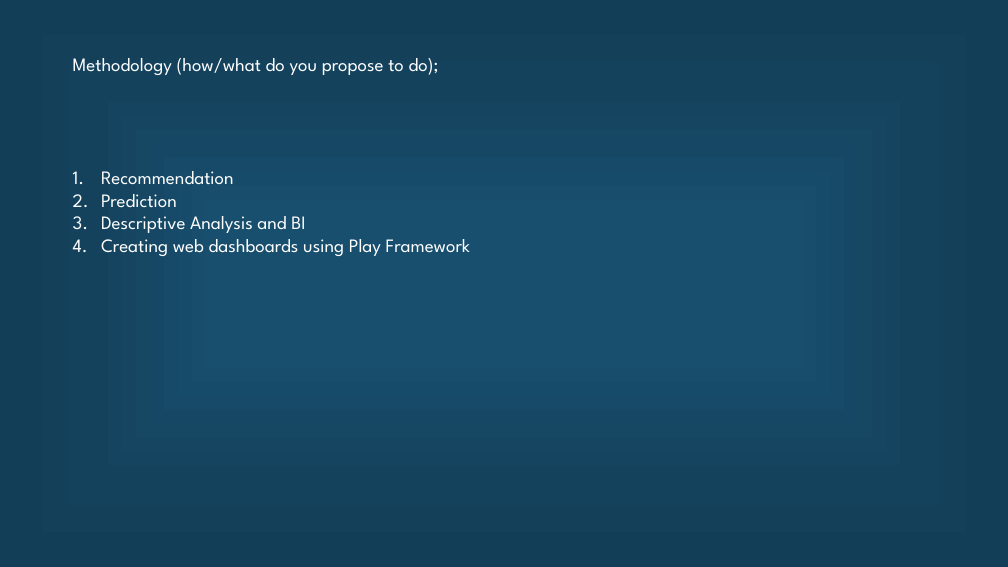
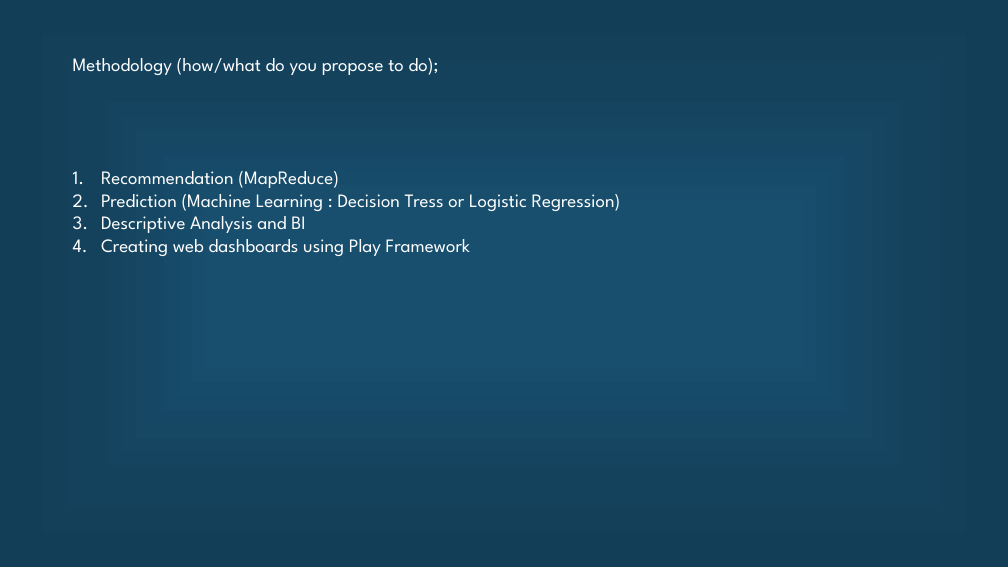
Before and after one commit to Ruchi2729/Scala-Final-Project, a slide deck: slide 3 of Final pre.pptx. Drawn at 1008x567 pixels with LibreOffice and Linux fonts; fonts in the diff are those of the drawing. Boxes give left, top, right and bottom in pixels: in the first picture for what was removed or moved away, otherwise in the second. Text is boxed around its words. In the diff, an @@ line names an element or a change of style, - is before the commit and + after.

```diff
--- a/Final pre.pptx
+++ b/Final pre.pptx
@@ text at (101, 171, 621, 211): text changed @@
-1. Recommendation
-2. Prediction
+1. Recommendation (MapReduce)
+2. Prediction (Machine Learning : Decision Tress or Logistic Regression)
```
Also in this commit, not shown: 2 other slides changed.
